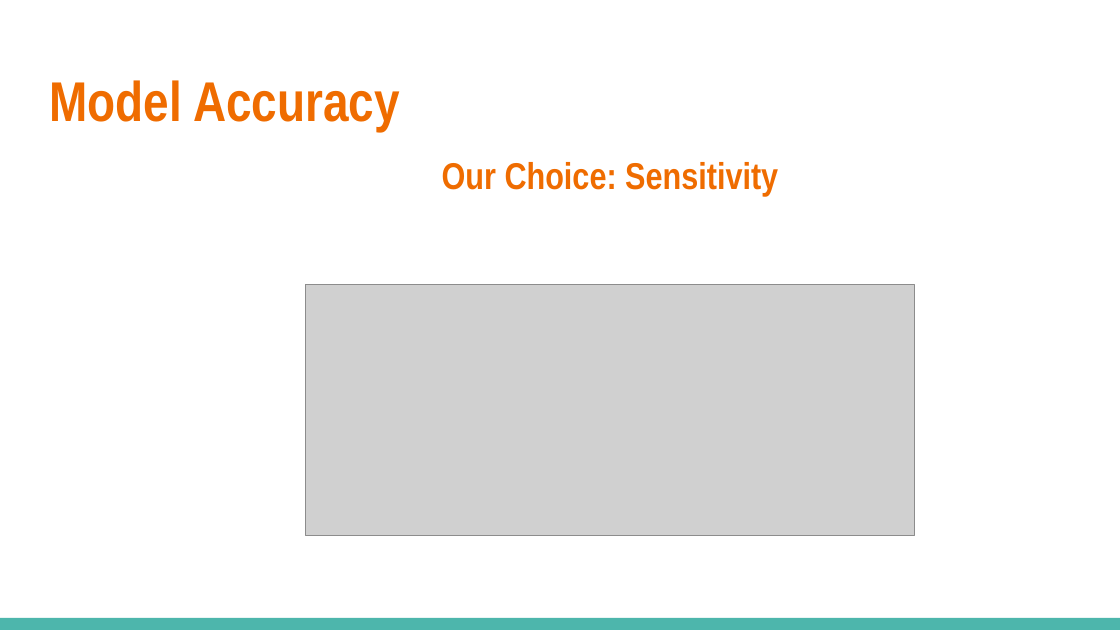
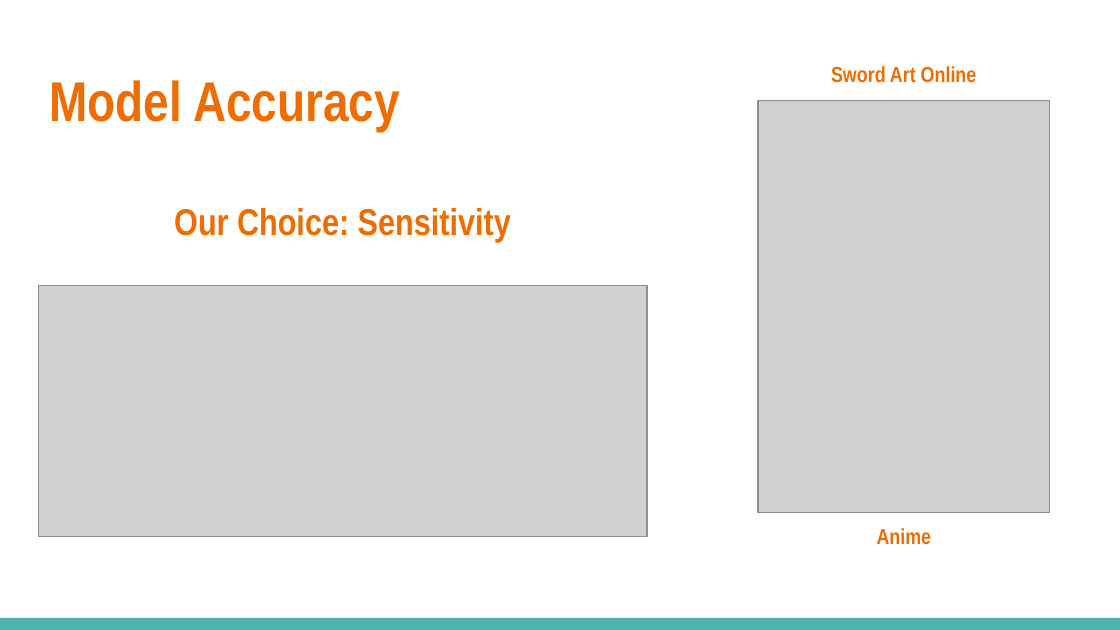
Before and after one commit to hepgon1/summerProject, a slide deck: slide 10 of Anime Predictions.pptx. Drawn at 1120x630 pixels with LibreOffice and Linux fonts; fonts in the diff are those of the drawing; grey boxes stand for pictures. Boxes give left, top, right and bottom in pixels: in the first picture for what was removed or moved away, otherwise in the second. Text is boxed around its words. In the diff, an @@ line names an element or a change of style, - is before the commit and + after.

```diff
--- a/Anime Predictions.pptx
+++ b/Anime Predictions.pptx
@@ text added at <box>831,66,977,83</box>, 14 pt, text #EF6C00, bold @@
+Sword Art Online
@@ picture added at <box>758,100,1049,512</box> @@
@@ text "Our Choice: Sensitivity": place and size @@
-text "Our Choice: Sensitivity" at <box>442,162,778,196</box>
+text "Our Choice: Sensitivity" at <box>174,208,511,242</box>
@@ picture: place and size @@
-picture at <box>306,284,915,535</box>
+picture at <box>38,286,647,536</box>
@@ text added at <box>877,528,932,545</box>, 14 pt, text #EF6C00, bold @@
+Anime
```
Also in this commit, not shown: 5 other slides changed, 4 slides added, 1 slide removed.
